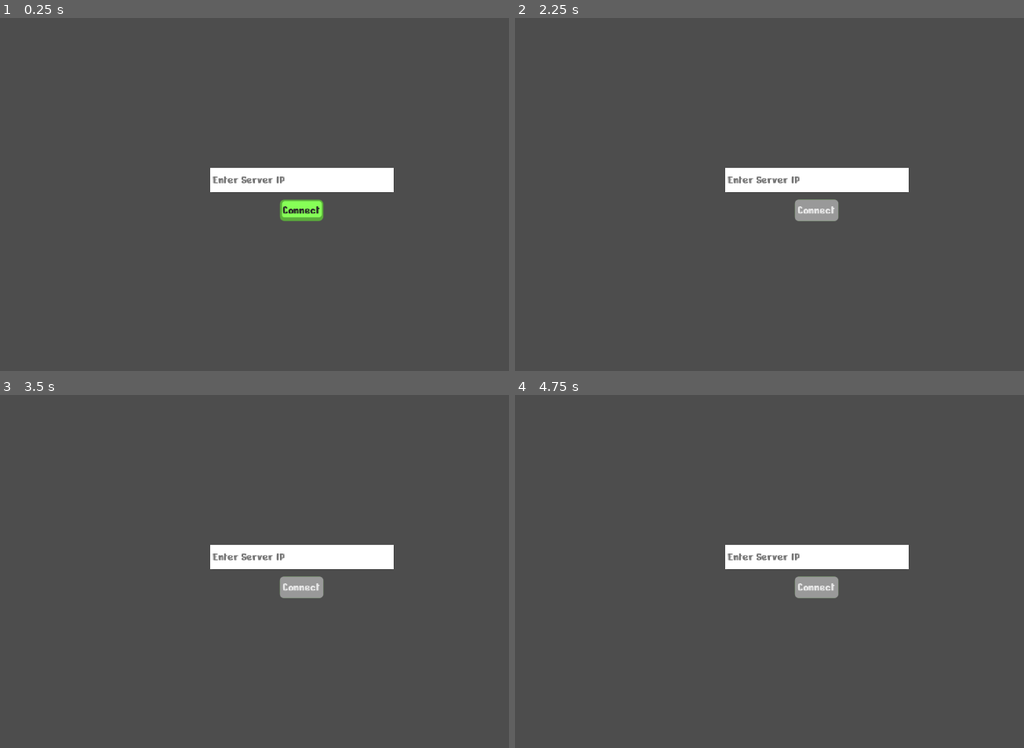
Above: before the commit, frames 1-4 (two rows, left to right).
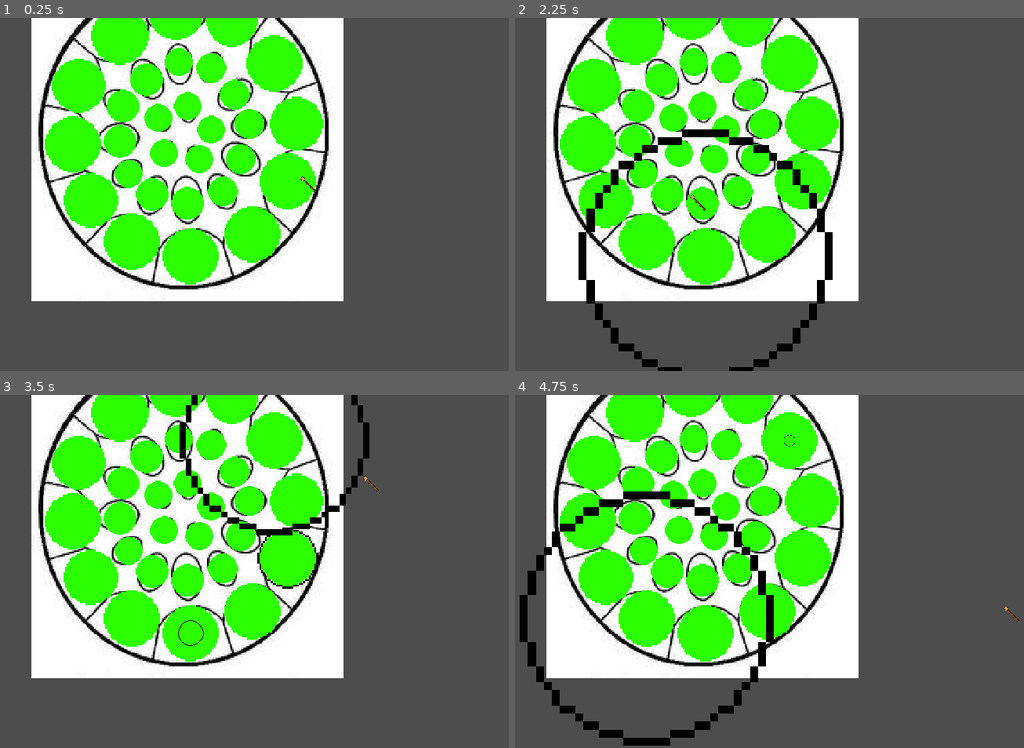
Above: after the commit, the same moments.

Repository: Rushninga/Steelpan-Simulator
Game: Godot game, scene res://Scenes/song_play.tscn
Same seed, same stepped clock (60 frames per second), same inputs: the game is played once before the commit and once after it. Before the commit the project starts from res://Main.tscn.
Inputs (mouse positions are in pixels of both pictures, inside the frame that each line leads up to):
- Up to frame 1 (0.25 s): no input
- Up to frame 2 (2.25 s): tap Enter at 0.5 s; move the mouse to (952, 176) at 0.52 s; click (952, 176) at 0.6 s; click (815, 208) at 1.25 s, where only the run before the commit has a clickable "Connect"; move the mouse to (693, 212) at 2.02 s; click (693, 212) at 2.1 s
- Up to frame 3 (3.5 s): move the mouse to (366, 493) at 2.77 s; click (366, 493) at 2.85 s
- Up to frame 4 (4.75 s): move the mouse to (784, 642) at 3.52 s; click (784, 642) at 3.6 s; move the mouse to (1003, 624) at 4.27 s; click (1003, 624) at 4.35 s

The runs differ from the first frame. In frame 1, 49% of the frame differs, in the area x 6-78%, y 0-81%; in frame 2, 50%; in frame 3, 49%; in frame 4, 50%, in the area x 0-100%, y 0-100%.

Commit message:
backup #1

Diff:
--- a/Scenes/song_play.tscn
+++ b/Scenes/song_play.tscn
@@ -96,4 +96,4 @@
 top_level = true
 
 [node name="Camera2D" type="Camera2D" parent="."]
-position = Vector2(636, 356)
+position = Vector2(633, 339)
--- a/project.godot
+++ b/project.godot
@@ -10,8 +10,8 @@
 
 [application]
 
-config/name="Steelpan Game"
-run/main_scene="res://Main.tscn"
+config/name="SteelpanSimulator"
+run/main_scene="res://Scenes/song_play.tscn"
 config/features=PackedStringArray("4.3", "Forward Plus")
 config/icon="res://icon.svg"
 
@@ -19,7 +19,7 @@
 
 window/size/viewport_width=1280
 window/size/viewport_height=720
-window/stretch/mode="viewport"
+window/stretch/mode="canvas_items"
 window/stretch/aspect="expand"
 
 [input]
@@ -35,3 +35,4 @@
 [rendering]
 
 textures/canvas_textures/default_texture_filter=0
+textures/vram_compression/import_etc2_astc=true
Not shown: 3 places in Themes/start_menu_theme.tres that only renumber resources
Not shown, added: export_presets.cfg
